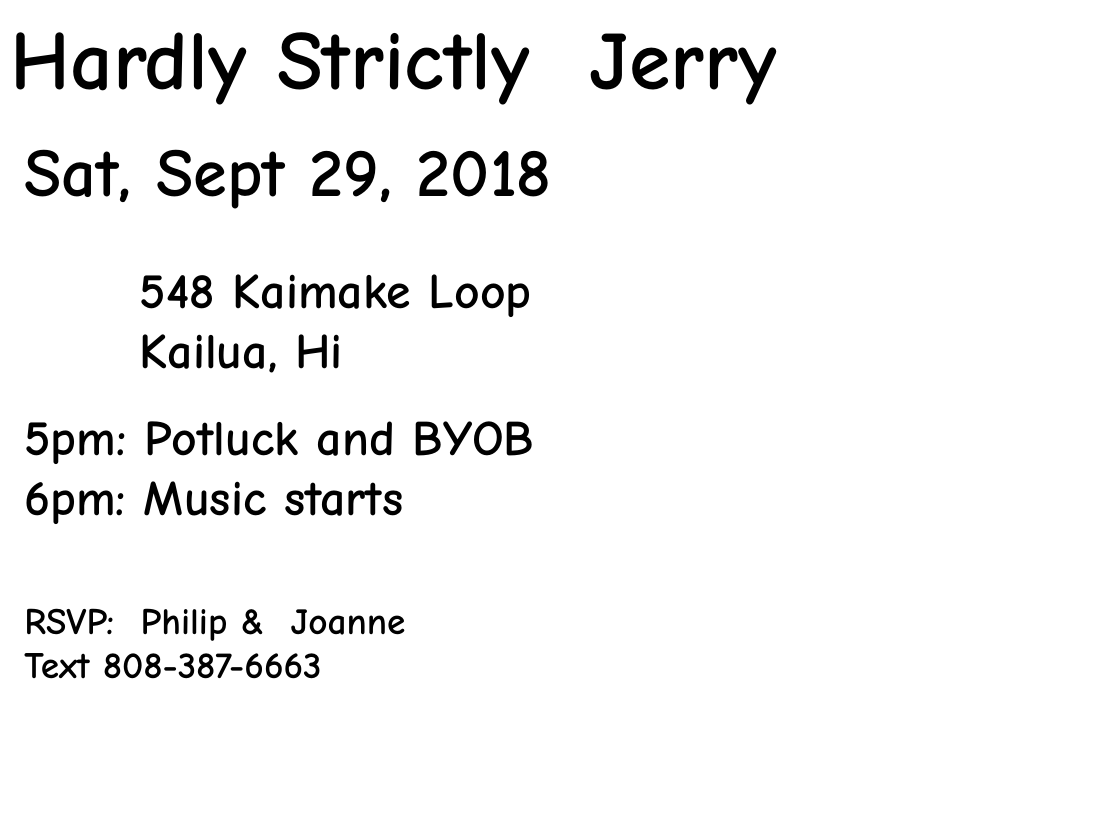
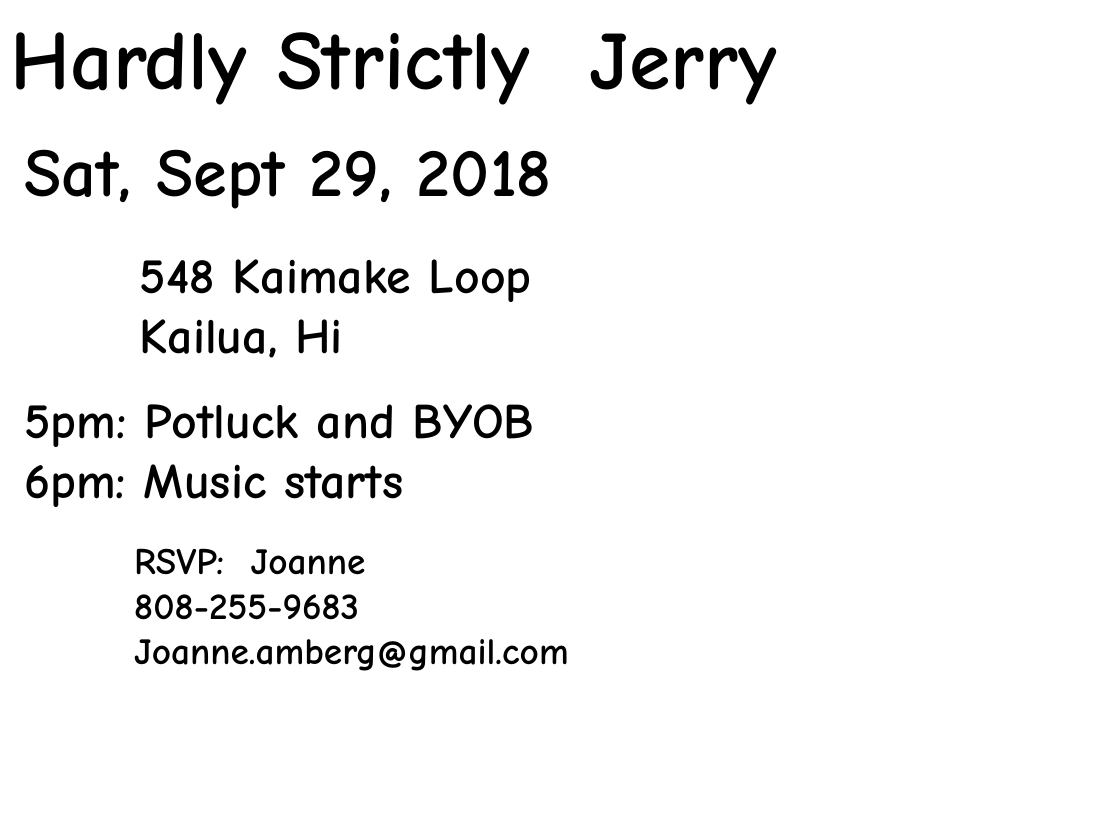
Before and after one commit to hardlystrictlyjerry/hardlystrictlyjerry.github.io, a slide deck: slide 1 of resources/hsj-sep-2018-invite.pptx. Drawn at 1120x840 pixels with LibreOffice and Linux fonts; fonts in the diff are those of the drawing; background and template pictures are left out. Boxes give left, top, right and bottom in pixels: in the first picture for what was removed or moved away, otherwise in the second. Text is boxed around its words. In the diff, an @@ line names an element or a change of style, - is before the commit and + after.

```diff
--- a/resources/hsj-sep-2018-invite.pptx
+++ b/resources/hsj-sep-2018-invite.pptx
@@ text "548 Kaimake Loop": place and size @@
-text "548 Kaimake Loop" at box(140, 274, 532, 373)
+text "548 Kaimake Loop" at box(140, 259, 532, 358)
@@ text "5pm: Potluck and BYOB 6pm: ...": place and size @@
-text "5pm: Potluck and BYOB 6pm: ..." at box(24, 421, 535, 524)
+text "5pm: Potluck and BYOB 6pm: ..." at box(24, 404, 535, 507)
@@ text at box(134, 548, 569, 671): text changed @@
-RSVP: Philip & Joanne
-Text 808-387-6663
+RSVP: Joanne
+808-255-9683
+Joanne.amberg@gmail.com
```
Also in this commit, not shown: 1 other file.
